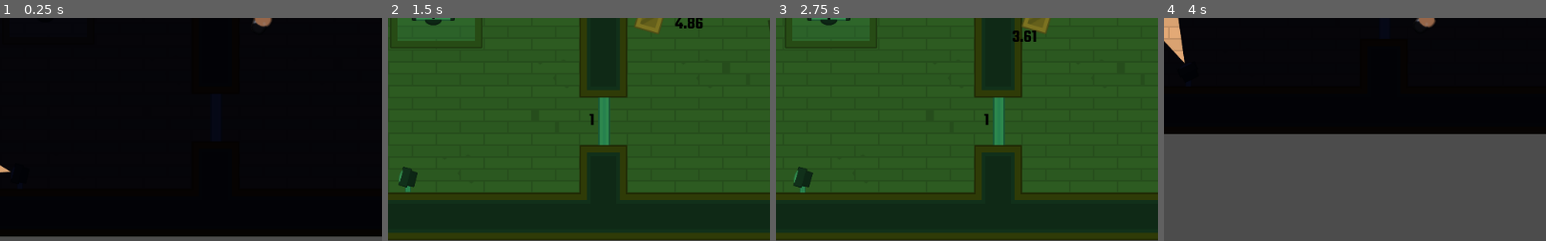
Above: before the commit, frames 1-4 (left to right).
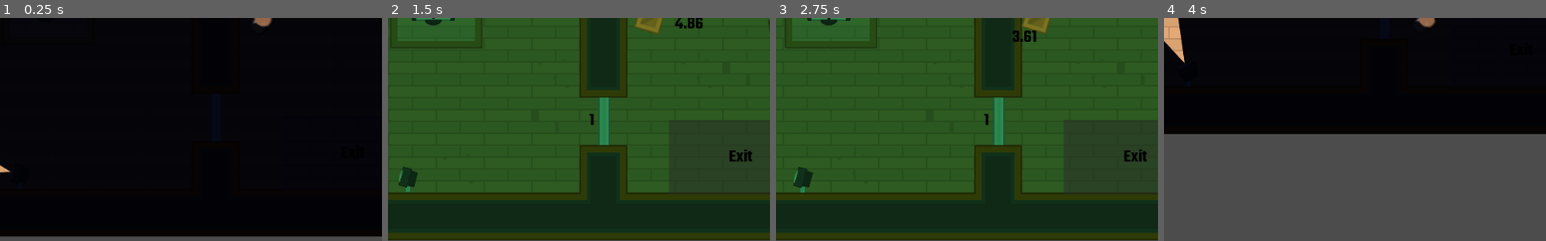
Above: after the commit, the same moments.

Repository: fruitdude/godot-heist-meisters
Game: Godot game, scene res://Scenes/Level1.tscn
Two runs of this game, one before a commit and one after it. Both use one fixed random seed, a clock stepped at 60 frames per second and the inputs below.
Inputs (mouse positions are % of the whole screen's width and height, from its top left):
- Up to frame 1 (0.25 s): no input
- Up to frame 2 (1.5 s): tap Enter at 0.5 s; move the mouse to (45, 70) at 0.52 s; hold W (move_up) from 0.53 s (still down); tap E (interact) at 0.6 s; tap Space (toggle_visionmode) at 1.25 s; move the mouse to (80, 65) at 1.27 s; tap Shift (toggle_disguise) at 1.35 s
- Up to frame 3 (2.75 s): tap Enter at 2 s; move the mouse to (20, 35) at 2.02 s; release W (move_up) at 2.03 s; hold A (move_left) from 2.03 s (still down); tap Space (toggle_visionmode) at 2.1 s
- Up to frame 4 (4 s): move the mouse to (55, 50) at 2.77 s; tap E (interact) at 2.85 s; move the mouse to (35, 25) at 3.52 s; release A (move_left) at 3.53 s; hold S (move_down) from 3.53 s (still down); tap Shift (toggle_disguise) at 3.6 s
The pictures show only the part of the screen within x 16-66%, y 50-100%; the shares and areas given below are measured in that part.

The runs differ from the first frame. In frame 2, 0.3% of the frame differs, in the area x 89-96%, y 58-65%; in frame 3, 0.3%, in the area x 91-98%, y 58-65%; in frame 4, less than 0.1%.

Commit message:
created exit area

Diff:
--- /dev/null
+++ b/Scenes/ExitArea.tscn
@@ -0,0 +1,34 @@
+[gd_scene load_steps=4 format=2]
+
+[ext_resource path="res://Scenes/Theme.tres" type="Theme" id=1]
+[ext_resource path="res://Scripts/ExitArea.gd" type="Script" id=2]
+
+[sub_resource type="RectangleShape2D" id=1]
+extents = Vector2( 90, 40 )
+
+[node name="ExitArea" type="ColorRect"]
+margin_right = 40.0
+margin_bottom = 40.0
+rect_min_size = Vector2( 200, 100 )
+theme = ExtResource( 1 )
+color = Color( 0.816406, 0.299774, 0.517728, 0.490196 )
+script = ExtResource( 2 )
+
+[node name="Label" type="Label" parent="."]
+anchor_left = 0.5
+anchor_top = 0.5
+anchor_right = 0.5
+anchor_bottom = 0.5
+margin_left = -20.0
+margin_top = -17.5
+margin_right = 20.0
+margin_bottom = 17.5
+text = "Exit"
+
+[node name="Area2D" type="Area2D" parent="."]
+collision_layer = 0
+
+[node name="CollisionShape2D" type="CollisionShape2D" parent="Area2D"]
+position = Vector2( 100, 50 )
+shape = SubResource( 1 )
+[connection signal="body_entered" from="Area2D" to="." method="_on_Area2D_body_entered"]
--- a/Scenes/Level1.tscn
+++ b/Scenes/Level1.tscn
@@ -1,15 +1,16 @@
-[gd_scene load_steps=130 format=2]
+[gd_scene load_steps=131 format=2]
 
 [ext_resource path="res://GFX/Tilesheet/tilesheet_complete.png" type="Texture" id=1]
-[ext_resource path="res://Scenes/Briefcase.tscn" type="PackedScene" id=2]
-[ext_resource path="res://Scenes/Player.tscn" type="PackedScene" id=3]
-[ext_resource path="res://Scenes/Computer.tscn" type="PackedScene" id=4]
-[ext_resource path="res://Scenes/Door.tscn" type="PackedScene" id=5]
-[ext_resource path="res://Scenes/LockedDoor.tscn" type="PackedScene" id=6]
-[ext_resource path="res://Scenes/SecurityCamera.tscn" type="PackedScene" id=7]
-[ext_resource path="res://Scenes/Guard.tscn" type="PackedScene" id=8]
-[ext_resource path="res://Scenes/VisionMode.tscn" type="PackedScene" id=9]
-[ext_resource path="res://Scenes/GUI.tscn" type="PackedScene" id=10]
+[ext_resource path="res://Scenes/ExitArea.tscn" type="PackedScene" id=2]
+[ext_resource path="res://Scenes/Briefcase.tscn" type="PackedScene" id=3]
+[ext_resource path="res://Scenes/Player.tscn" type="PackedScene" id=4]
+[ext_resource path="res://Scenes/Computer.tscn" type="PackedScene" id=5]
+[ext_resource path="res://Scenes/Door.tscn" type="PackedScene" id=6]
+[ext_resource path="res://Scenes/LockedDoor.tscn" type="PackedScene" id=7]
+[ext_resource path="res://Scenes/SecurityCamera.tscn" type="PackedScene" id=8]
+[ext_resource path="res://Scenes/Guard.tscn" type="PackedScene" id=9]
+[ext_resource path="res://Scenes/VisionMode.tscn" type="PackedScene" id=10]
+[ext_resource path="res://Scenes/GUI.tscn" type="PackedScene" id=11]
 
 [sub_resource type="OccluderPolygon2D" id=1]
 polygon = PoolVector2Array( 0, 0, 64, 0, 64, 64, 0, 64 )
@@ -848,6 +849,12 @@
 [node name="Destination4" type="Position2D" parent="Navigation2D/Destinations"]
 position = Vector2( 726.821, 294.657 )
 
+[node name="ExitArea" parent="." instance=ExtResource( 2 )]
+margin_left = 1080.0
+margin_top = 285.679
+margin_right = 1280.0
+margin_bottom = 385.679
+
 [node name="Furniture" type="TileMap" parent="."]
 tile_set = SubResource( 119 )
 collision_layer = 2
@@ -856,11 +863,12 @@
 tile_data = PoolIntArray( -196592, -1073741817, 0, -131056, -1073741818, 0, -131055, -1073741824, 0, -65520, -1073741819, 0, 131083, 5, 0, 131084, 7, 0, 327687, 0, 0, 327688, 0, 0, 327689, 0, 0 )
 
 [node name="Loot" type="Node2D" parent="."]
-
-[node name="Briefcase" parent="Loot" instance=ExtResource( 2 )]
+editor/display_folded = true
+
+[node name="Briefcase" parent="Loot" instance=ExtResource( 3 )]
 position = Vector2( 1242.02, 165.966 )
 
-[node name="Player" parent="." instance=ExtResource( 3 )]
+[node name="Player" parent="." instance=ExtResource( 4 )]
 editor/display_folded = true
 position = Vector2( 1054.47, 153.786 )
 rotation = 0.557419
--- /dev/null
+++ b/Scripts/ExitArea.gd
@@ -0,0 +1,8 @@
+extends ColorRect
+
+
+
+
+func _on_Area2D_body_entered(body):
+	if body.has_node("Loot"):
+		get_tree().quit()
Not shown: 2 places in Scenes/Level1.tscn that only renumber resources
